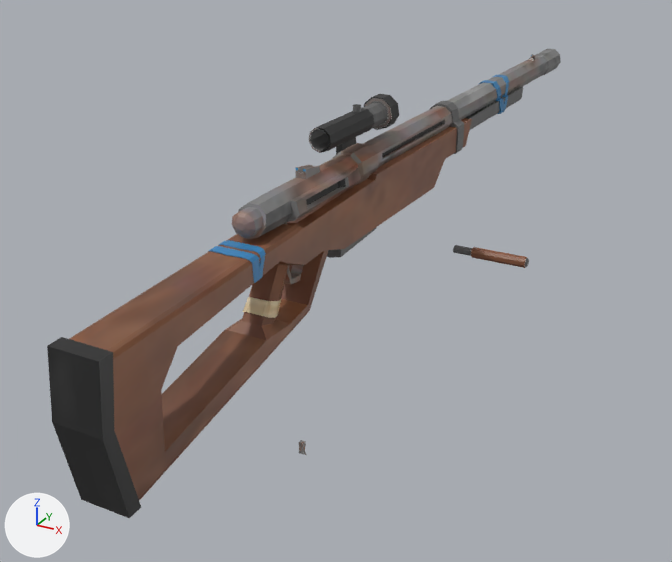
The glTF model Assets/Guns/Sacv Bolt Rifle.glb as it was, and as the next commit left it.
Both versions are drawn from a 50 mm camera at (1.82, -3.79, 2.03) aimed at (-0.22, -0.08, 0.17). Every picture has the same lights, and +X, +Y and +Z are marked at lower left. The older version comes first. Where no turn or scale is listed for an object, it has been applied to the vertices. Vertices at exactly the same position are counted once.

In view in the first picture: 'Boldt', 'Grib cloth', 'Rifle', 'barrel', 'barrel metal thing', 'blue tape', 'scope' and 2 more.
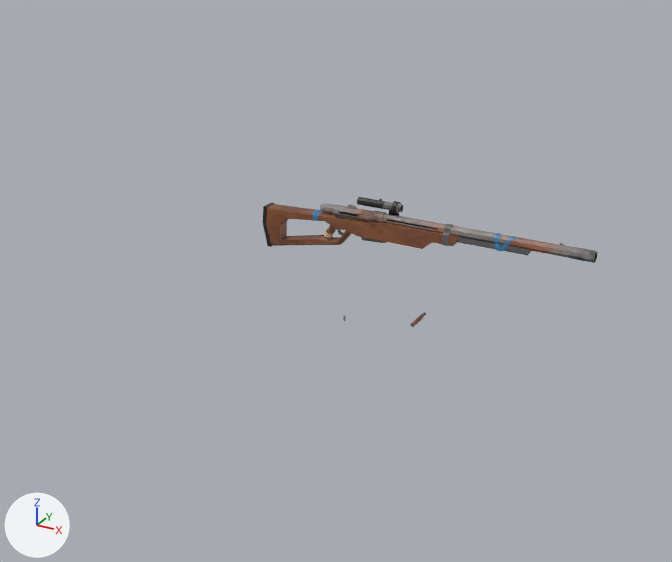
Where the newer file only moved an object's origin or applied its transform, the numbers keep the older frame.

Pixel boxes [x1, y1, x2, y2] of what changed, in the pictures (672 x 562 px):
'Rifle', moved, turned, rescaled: before [47, 87, 523, 518]; after [263, 203, 531, 255]
'barrel', moved, turned, rescaled: before [232, 49, 561, 239]; after [320, 203, 598, 263]
'scope', moved, turned, rescaled: before [309, 94, 399, 155]; after [357, 197, 403, 216]
'blue tape', moved, turned, rescaled: before [208, 75, 509, 283]; after [312, 210, 516, 251]
'Boldt', moved, turned, rescaled: before [453, 245, 529, 268]; after [411, 312, 426, 327]
'barrel metal thing', moved, turned, rescaled: before [430, 101, 464, 154]; after [442, 224, 454, 246]
'Grib cloth', moved, turned, rescaled: before [243, 297, 281, 318]; after [324, 231, 334, 238]

The change, as a diff of the scene's bpy script:
```diff
--- a/Assets/Guns/Sacv Bolt Rifle.glb.py
+++ b/Assets/Guns/Sacv Bolt Rifle.glb.py
@@ me_cylinder_001 @@
-me_cylinder_001.from_pydata(...)  # 54 vertices, 104 faces; spans x -0.021..0.372, y -0.027..0.028, z -0.028..0.028
+me_cylinder_001.from_pydata(...)  # 54 vertices, 104 faces; spans x 0.024..0.043, y -0.635..-0.493, z -0.163..-0.143
+# me_cylinder_001 part 1: the whole mesh is turned -90 degrees about the z axis through its middle and scaled by 0.362, then moved by (-0.142, -0.565, -0.153)
 me_cylinder_001.materials.append(mat_material)
@@ me_stock @@
 # used by ob_rifle; location = (0.0, 0.0, 0.714); scale = (0.136, 0.136, 0.136)
-me_stock.from_pydata(...)  # 202 vertices, 418 faces; spans x -0.7..0.7, y -15.4..13.0, z -4.0..0.8
+me_stock.from_pydata(...)  # 202 vertices, 418 faces; spans x -0.7..0.7, y -9.8..18.6, z -3.1..1.8
+# me_stock part 2: the whole mesh is moved by (0.0, 5.5, 1.0)
 me_stock.materials.append(mat_material)
@@ me_cylinder @@
-me_cylinder.from_pydata(...)  # 244 vertices, 484 faces; spans x -0.08..0.1, y -1.19..2.56, z -0.15..0.11
+me_cylinder.from_pydata(...)  # 244 vertices, 484 faces; spans x -0.35..1.01, y -0.04..0.03, z -0.4..-0.31
+# me_cylinder part 3: the whole mesh is turned -90 degrees about the z axis through its middle and scaled by 0.362, then moved by (0.32, -0.69, -0.33)
 me_cylinder.materials.append(mat_material)
@@ me_cube_003 @@
-me_cube_003.from_pydata(...)  # 120 vertices, 236 faces; spans x -0.102..0.102, y -0.058..0.025, z -0.048..0.208
+me_cube_003.from_pydata(...)  # 120 vertices, 236 faces; spans x 0.319..0.349, y -0.744..-0.67, z -0.279..-0.186
+# me_cube_003 part 4: the whole mesh is turned -90 degrees about the z axis through its middle and scaled by 0.362, then moved by (0.334, -0.691, -0.312)
 me_cube_003.materials.append(mat_material)
@@ me_cube_005 @@
-me_cube_005.from_pydata(...)  # 153 vertices, 288 faces; spans x -0.1..0.1, y -2.84..0.01, z -0.1..0.14
+me_cube_005.from_pydata(...)  # 153 vertices, 288 faces; spans x -0.38..0.65, y -1.59..-1.52, z -0.33..-0.24
+# me_cube_005 part 5: the whole mesh is turned -90 degrees about the z axis through its middle and scaled by 0.362, then moved by (0.14, -0.14, -0.31)
 me_cube_005.materials.append(mat_material)
@@ me_cylinder_002 @@
-me_cylinder_002.from_pydata(...)  # 18 vertices, 32 faces; spans x -0.0643..0.0649, y -0.0729..0.0525, z -0.0936..-0.0047
+me_cylinder_002.from_pydata(...)  # 18 vertices, 32 faces; spans x -0.324..-0.2786, y 1.0311..1.0778, z -0.1737..-0.1415
+# me_cylinder_002 part 6: the whole mesh is turned -90 degrees about the z axis through its middle and scaled by 0.362, then moved by (-0.3016, 1.0647, -0.1085)
 me_cylinder_002.materials.append(mat_material)
@@ me_cube_009 @@
-me_cube_009.from_pydata(...)  # 132 vertices, 256 faces; spans x 0.04..0.258, y -0.478..0.153, z -0.162..0.238
+me_cube_009.from_pydata(...)  # 132 vertices, 256 faces; spans x 0.047..0.275, y 0.104..0.183, z -0.416..-0.271
+# me_cube_009 part 7: the whole mesh is turned -90 degrees about the z axis through its middle and scaled by 0.362, then moved by (0.012, 0.306, -0.381)
 me_cube_009.materials.append(mat_material)
@@ ob_rifle @@
 ob_rifle = bpy.data.objects.new('Rifle', me_stock)
-ob_rifle.location = (0.0, 0.0, 0.714)
-ob_rifle.scale = (0.136, 0.136, 0.136)
+ob_rifle.location = (-0.187, -0.002, 0.416)
+ob_rifle.rotation_euler = (0.0, 0.0, -1.571)  # degrees (0, 0, -90)
+ob_rifle.scale = (0.0491, 0.0491, 0.0491)
```
